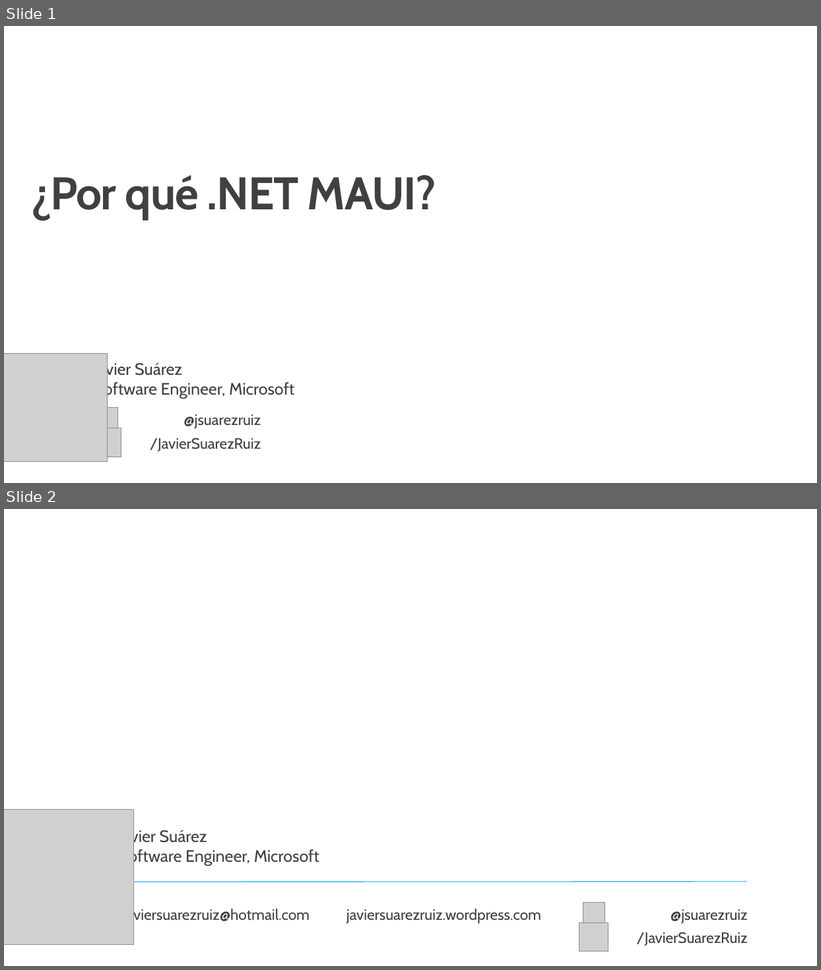
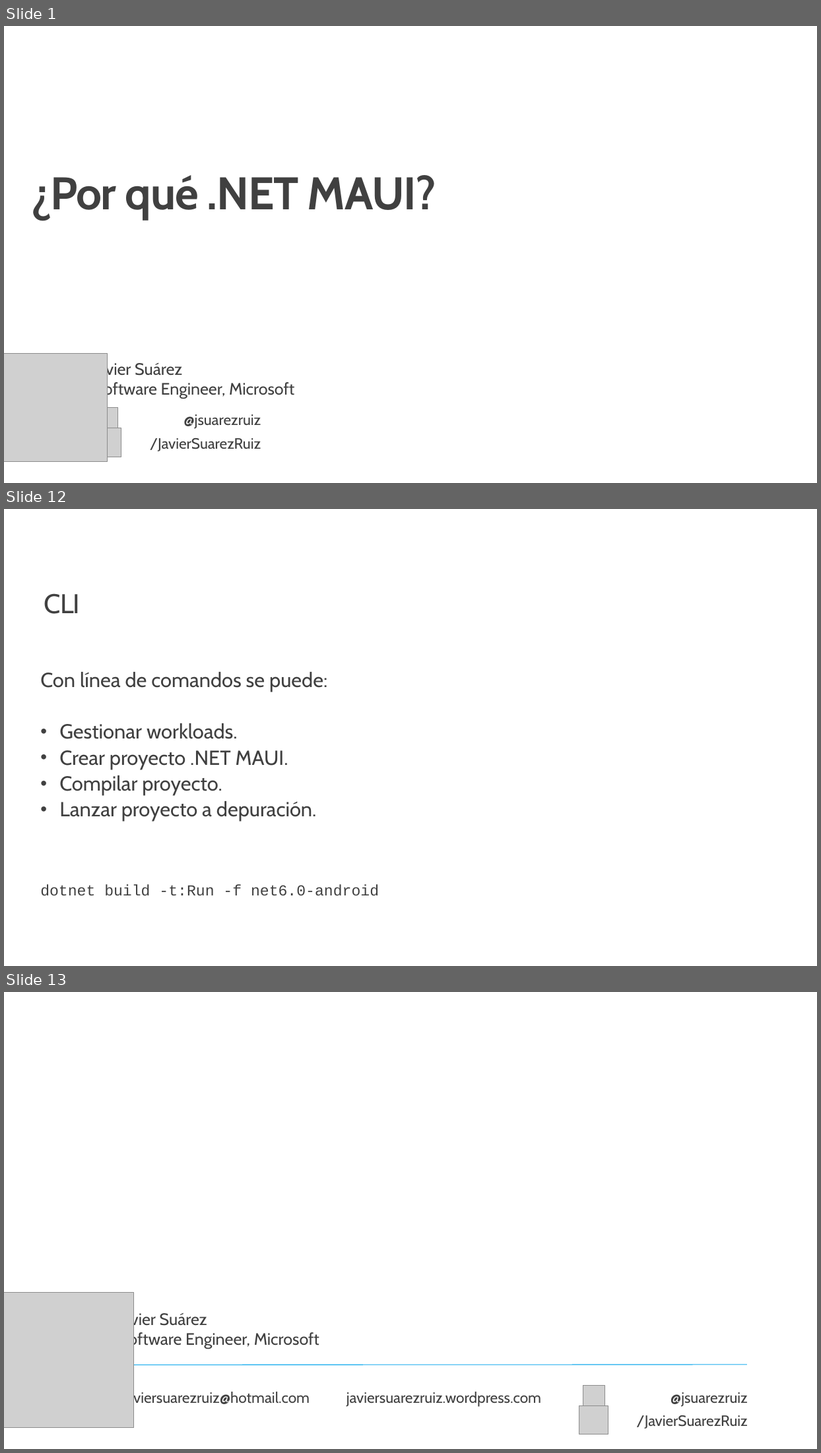
Before and after one commit to jsuarezruiz/taller-dotnet-maui, a slide deck: Bloque 1 - Introducción al desarrollo multiplataforma con .NET MAUI/Taller2 - Por qué .NET MAUI.pptx. Shown one above the other, each under a label of ours: slides 1 and 2 before the commit, slides 1, 12 and 13 after it; the slides between them are not shown. The pictures are 821x970 and 821x1453 pixels, drawn with LibreOffice and Linux fonts; fonts in the diff are those of the drawing; grey boxes stand for pictures; background and template pictures are left out. Boxes give left, top, right and bottom in pixels: in the first picture for what was removed or moved away, otherwise in the second. Text is boxed around its words. In the diff, an @@ line names an element or a change of style, - is before the commit and + after.

```diff
--- a/Bloque 1 - Introducción al desarrollo multiplataforma con .NET MAUI/Taller2 - Por qué .NET MAUI.pptx
+++ b/Bloque 1 - Introducción al desarrollo multiplataforma con .NET MAUI/Taller2 - Por qué .NET MAUI.pptx
@@ slide 12 added at (4, 509, 817, 966), background #FFFFFF @@
@@ title added at (44, 593, 80, 614), 32 pt, text #404040 @@
+CLI
@@ text added at (40, 672, 327, 821), 24 pt, text #404040 @@
+Con línea de comandos se puede:
+• Gestionar workloads.
+• Crear proyecto .NET MAUI.
+• Compilar proyecto.
+• Lanzar proyecto a depuración.
@@ text added at (40, 885, 379, 896), 18 pt, text #404040 @@
+dotnet build -t:Run -f net6.0-android
@@ what was slide 2 is now slide 13 @@
```
Also in this commit, not shown: 10 other slides added, 1 other file.
